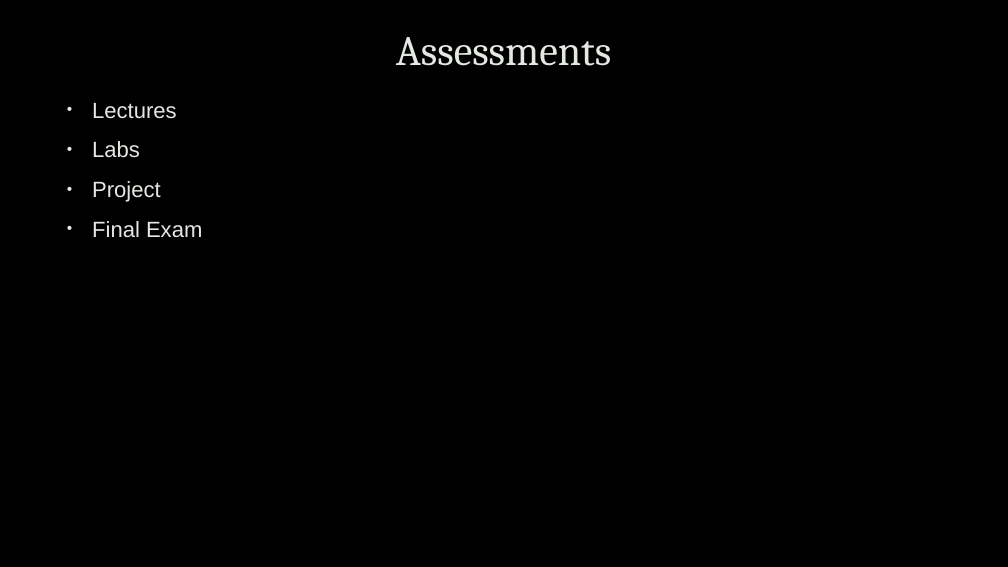
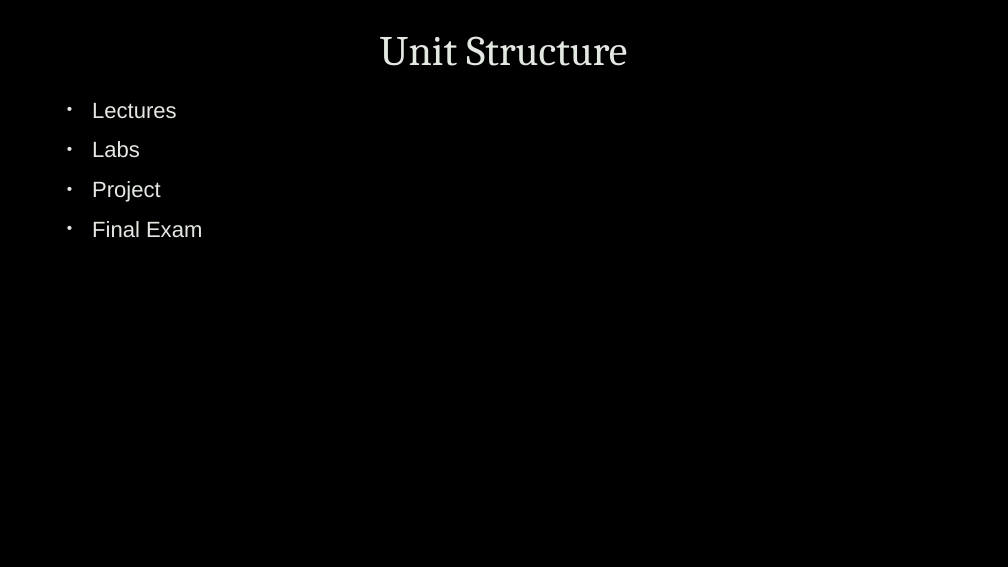
Before and after one commit to robert-mcknight/citx1003, a slide deck: slide 5 of cits1003-lecture_slides/CITX1003-0 Overview.pptx. Drawn at 1008x567 pixels with LibreOffice and Linux fonts; fonts in the diff are those of the drawing; background and template pictures are left out. Boxes give left, top, right and bottom in pixels: in the first picture for what was removed or moved away, otherwise in the second. Text is boxed around its words. In the diff, an @@ line names an element or a change of style, - is before the commit and + after.

```diff
--- a/cits1003-lecture_slides/CITX1003-0 Overview.pptx
+++ b/cits1003-lecture_slides/CITX1003-0 Overview.pptx
@@ title at (380, 36, 627, 66): text changed @@
-Assessments
+Unit Structure
```
Also in this commit, not shown: 2 other slides changed, 1 slide removed.
